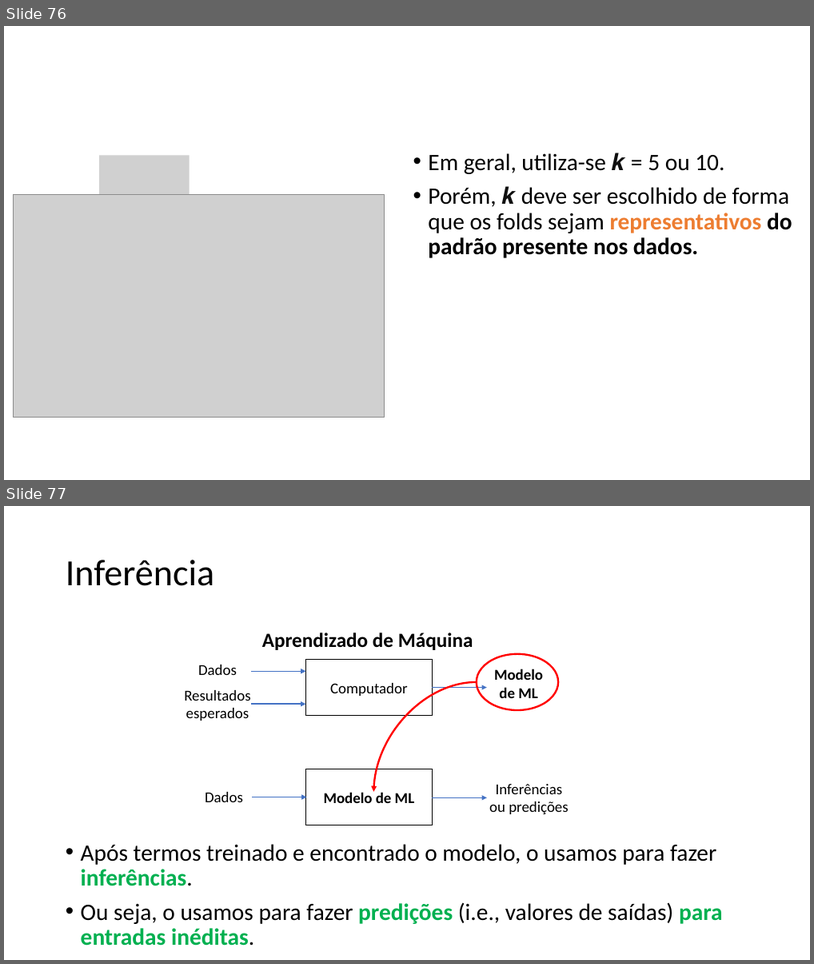
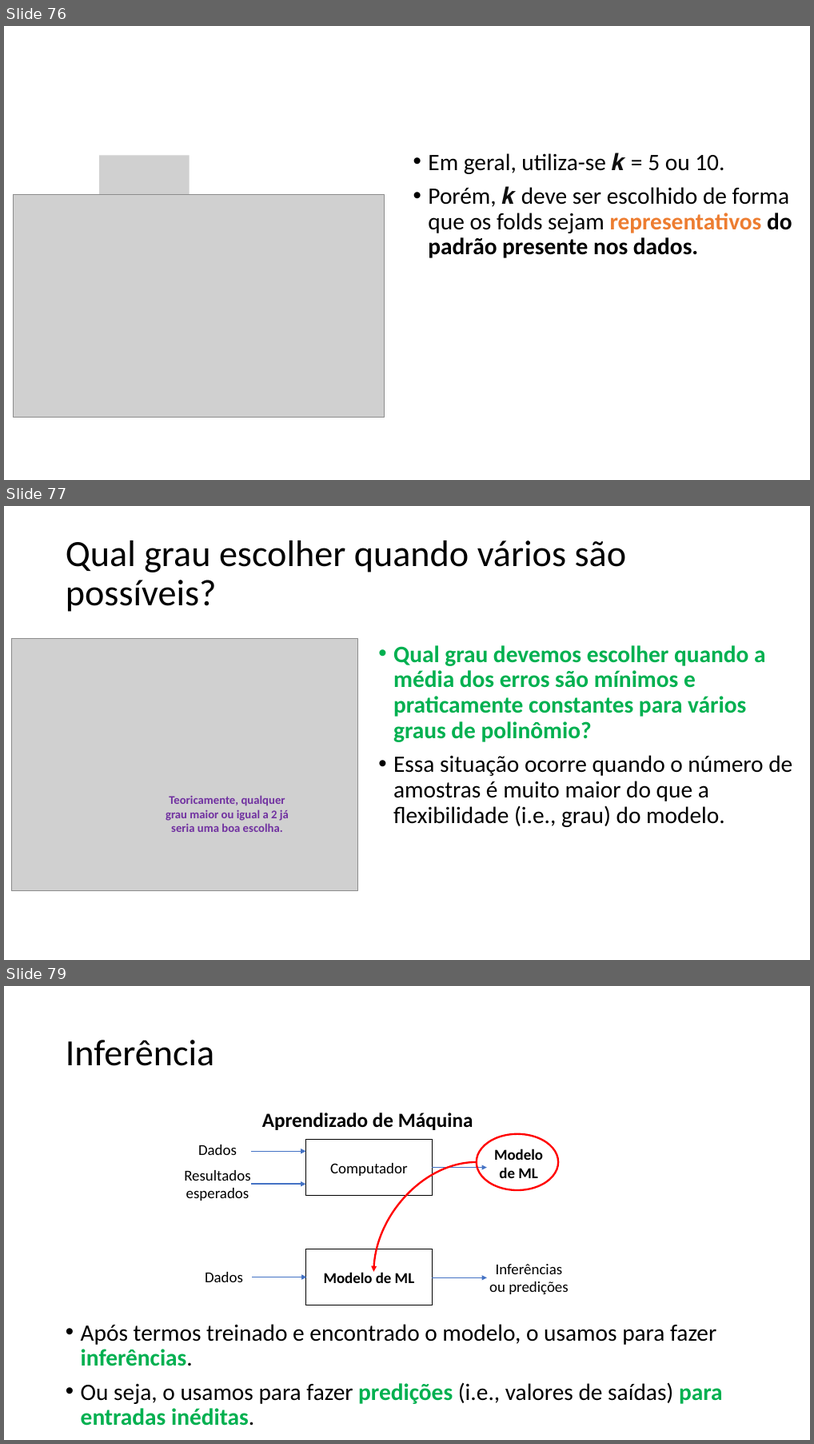
Before and after one commit to zz4fap/c24_inteligencia_artificial, a slide deck: slides/C24_Regressão.pptx. Shown one above the other, each under a label of ours: slides 76 and 77 before the commit, slides 76, 77 and 79 after it; the slides between them are not shown. The pictures are 814x964 and 814x1444 pixels, drawn with LibreOffice and Linux fonts; fonts in the diff are those of the drawing; grey boxes stand for pictures. Boxes give left, top, right and bottom in pixels: in the first picture for what was removed or moved away, otherwise in the second. Text is boxed around its words. In the diff, an @@ line names an element or a change of style, - is before the commit and + after.

```diff
--- a/slides/C24_Regressão.pptx
+++ b/slides/C24_Regressão.pptx
@@ slide 77 added at [4,506,810,960], background #FFFFFF @@
@@ title added at [66,540,627,612], 44 pt, text #000000 @@
+Qual grau escolher quando vários são possíveis?
@@ picture added at [11,639,358,890] @@
@@ text added at [394,645,793,827], 28 pt, text #00B050, bold @@
+• Qual grau devemos escolher quando a média dos erros são mínimos e praticamente constantes para vários graus de polinômio?
+• Essa situação ocorre quando o número de amostras é muito maior do que a flexibilidade (i.e., grau) do modelo.
@@ text added at [166,795,289,832], 14 pt, text #7030A0, bold @@
+Teoricamente, qualquer grau maior ou igual a 2 já seria uma boa escolha.
@@ what was slide 77 is now slide 79 @@
```
Also in this commit, not shown: 1 other slide added, 1 other file.
